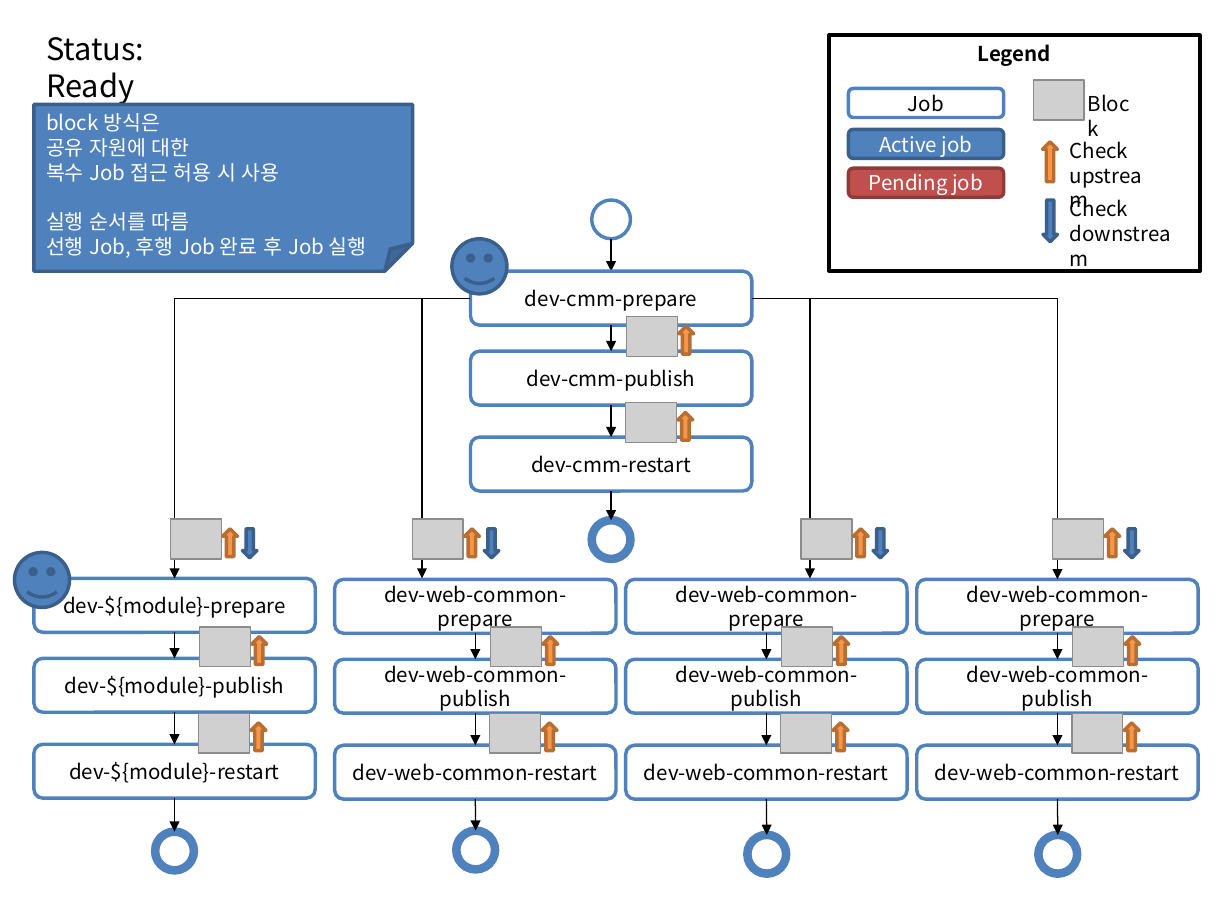
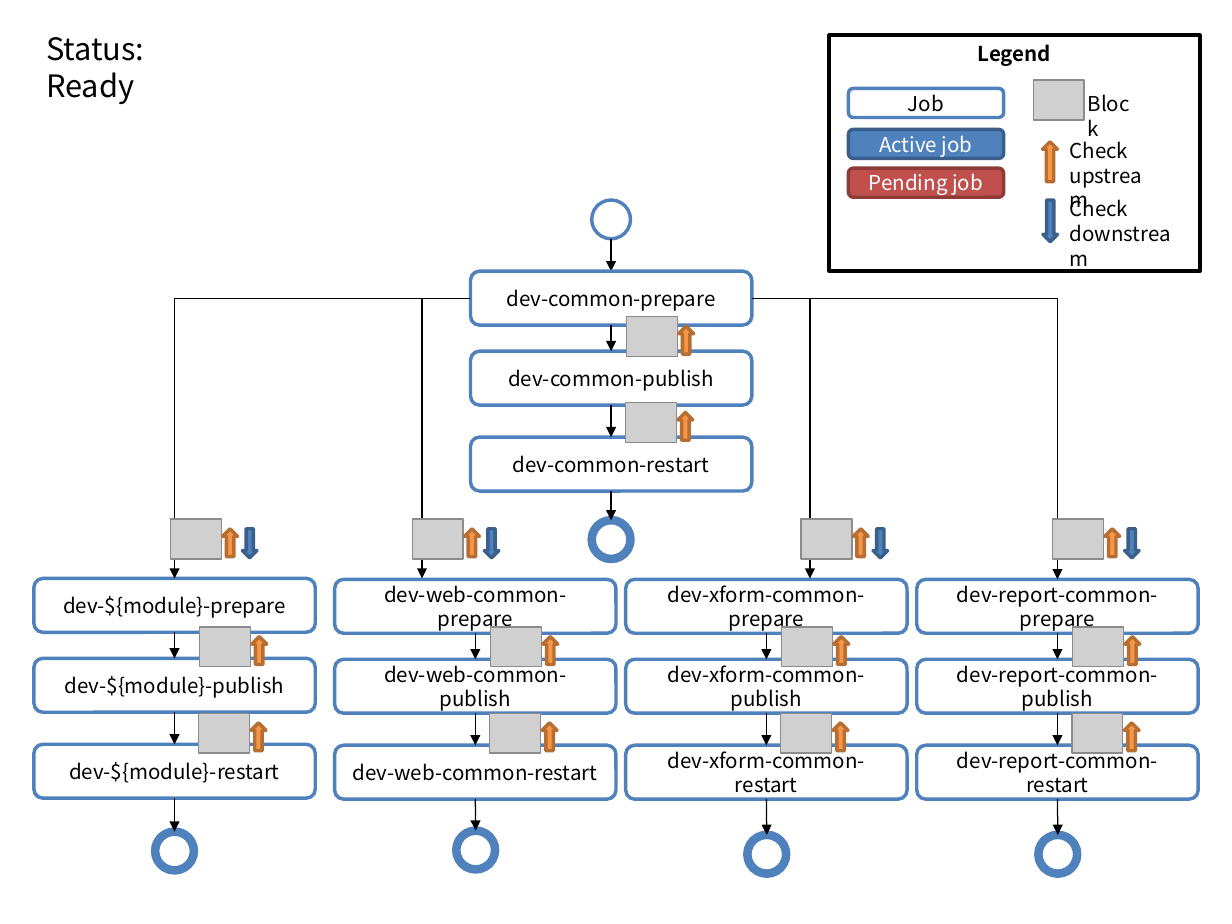
Before and after one commit to kwbaek/codelabor, a slide deck: slide 1 of documentation/draft/ci-environment/block-build.pptx. Drawn at 1232x924 pixels with LibreOffice and Linux fonts; fonts in the diff are those of the drawing; grey boxes stand for pictures. Boxes give left, top, right and bottom in pixels: in the first picture for what was removed or moved away, otherwise in the second. Text is boxed around its words. In the diff, an @@ line names an element or a change of style, - is before the commit and + after.

```diff
--- a/documentation/draft/ci-environment/block-build.pptx
+++ b/documentation/draft/ci-environment/block-build.pptx
@@ folded corner removed at (34, 105, 413, 271) @@
-block 방식은
-공유 자원에 대한
-복수 Job 접근 허용 시 사용
-실행 순서를 따름
-선행 Job, 후행 Job 완료 후 Job 실행
@@ smiley face removed at (452, 239, 508, 294) @@
@@ text in rounded rectangle at (506, 289, 715, 311): text changed @@
-dev-cmm-prepare
+dev-common-prepare
@@ text in rounded rectangle at (508, 369, 714, 391): text changed @@
-dev-cmm-publish
+dev-common-publish
@@ text in rounded rectangle at (513, 455, 710, 473): text changed @@
-dev-cmm-restart
+dev-common-restart
@@ smiley face removed at (15, 552, 70, 607) @@
@@ text in rounded rectangle at (668, 585, 865, 632): text changed @@
-dev-web-common-prepare
+dev-xform-common-prepare
@@ text in rounded rectangle at (957, 585, 1158, 632): text changed @@
-dev-web-common-prepare
+dev-report-common-prepare
@@ text in rounded rectangle at (668, 661, 865, 712): text changed @@
-dev-web-common-publish
+dev-xform-common-publish
@@ text in rounded rectangle at (957, 661, 1158, 712): text changed @@
-dev-web-common-publish
+dev-report-common-publish
@@ text in rounded rectangle at (668, 747, 865, 798): text changed @@
-dev-web-common-restart
+dev-xform-common-restart
@@ text in rounded rectangle at (957, 747, 1158, 798): text changed @@
-dev-web-common-restart
+dev-report-common-restart
```
Also in this commit, not shown: 2 other files.
